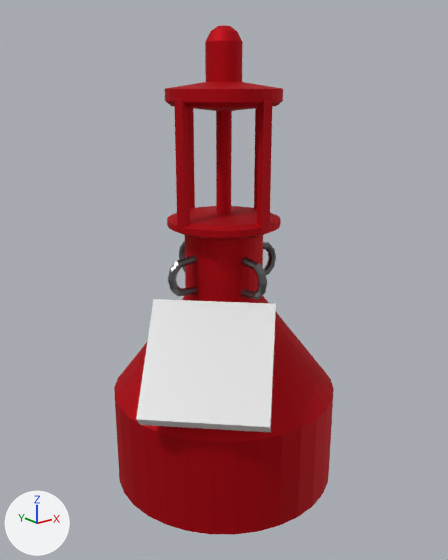
The FBX model Assets/Model/Boje.fbx: old version first, new version second.
Both versions are drawn from a camera (50 mm lens) standing at (-3.24, -4.06, 3.62) and looking at (-0.08, -0.1, 2.04). The axes (+X, +Y, +Z) are drawn at lower left. The lights are the same throughout. Where no turn or scale is listed for an object, it has been applied to the vertices.

Objects in the first picture: 'Boje', 'ChainAnkor2', 'ChainAnkor4', 'Cube'.
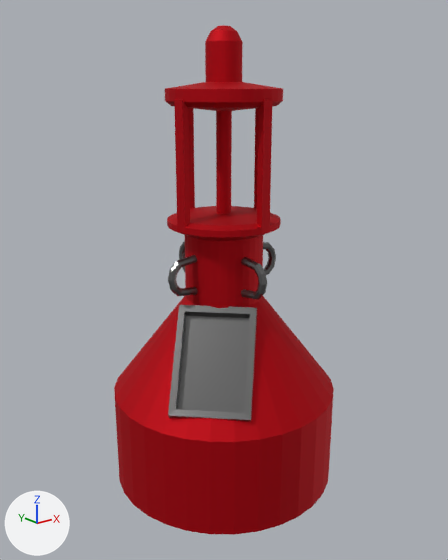
Commit message: Boje mit Display

What differs and where, as boxes [x1, y1, x2, y2] in the pictures (448 x 560 px):
'Cube', deleted: before [136, 299, 276, 432]
'Frame', added: after [168, 305, 257, 422]
part 1 of me_cylinder, built on: before [120, 341, 317, 442]; after [120, 301, 317, 442]

What changed in the scene script:
```text
Change me_cylinder:
    used by ob_boje; location = (0.0, 0.0, 0.0)
    remove me_cylinder.from_pydata(...)  # 528 vertices, 498 faces; spans x -1.0..1.0, y -1.0..1.0, z 0.14..4.06
    add me_cylinder.from_pydata(...)  # 554 vertices, 511 faces; spans x -1.0..1.0, y -1.0..1.0, z 0.14..4.06
    me_cylinder part 1
    10 faces are deleted
    26 vertices are added at x -0.81..0.05, y -0.79..0.07, z 1.11..1.84
    23 new faces join them
Add me_cube_002:
    me_cube_002.from_pydata([(-0.364, -0.802, 1.078), (-0.389, -0.749, 1.134), (0.092, -0.346, 1.723), (-0.045, -0.405, 1.769), (-0.414, -0.852, 1.148), (-0.01, -0.448, 1.867), (-0.825, -0.342, 1.078), (-0.772, -0.366, 1.134), (-0.369, 0.114, 1.723), (-0.428, -0.022, 1.769), (-0.874, -0.391, 1.148), (-0.47, 0.013, 1.867), (-0.078, -0.438, 1.824), (-0.81, -0.403, 1.185), (-0.426, -0.786, 1.185), (-0.461, -0.055, 1.824)], [], [(0, 2, 5, 4), (13, 10, 4, 14), (14, 4, 5, 11, 10, 13, 15, 12), (10, 11, 8, 6), (6, 8, 2, 0), (4, 10, 6, 0), (11, 5, 2, 8), (3, 1, 14, 12), (7, 9, 15, 13), (7, 1, 3, 9), (14, 1, 7, 13), (15, 9, 3, 12)])
    me_cube_002.materials.append(mat_metall)  # grey #767676
Remove ob_cube:
    ob_cube = bpy.data.objects.new('Cube', me_cube_001)
    ob_cube.location = (-0.538, -0.491, 1.537)
Add ob_frame:
    ob_frame = bpy.data.objects.new('Frame', me_cube_002)
    ob_frame.location = (0.0, 0.0, 0.0)
```
